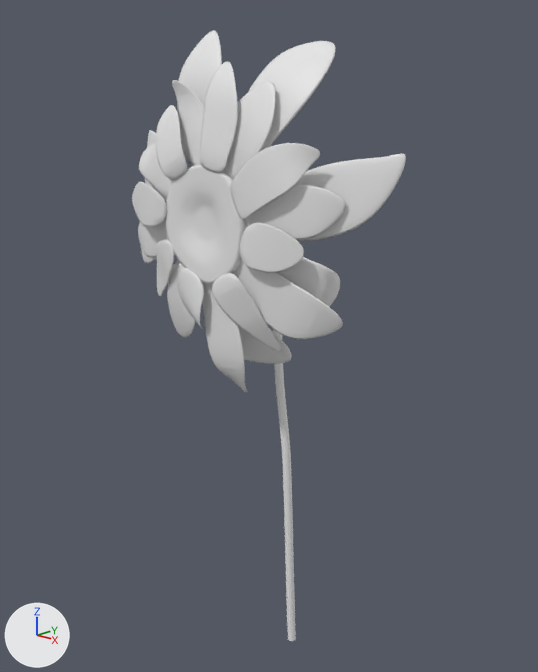
An edit to the Blender file Plants/Sunflower.blend, drawn before and after from the same camera.
Camera for both pictures: a camera (50 mm lens) standing at (6.21, -5.49, 5.03) and looking at (0.03, 0.93, 2.49). Arrows for +X, +Y and +Z are at lower left; the lights stay in place.
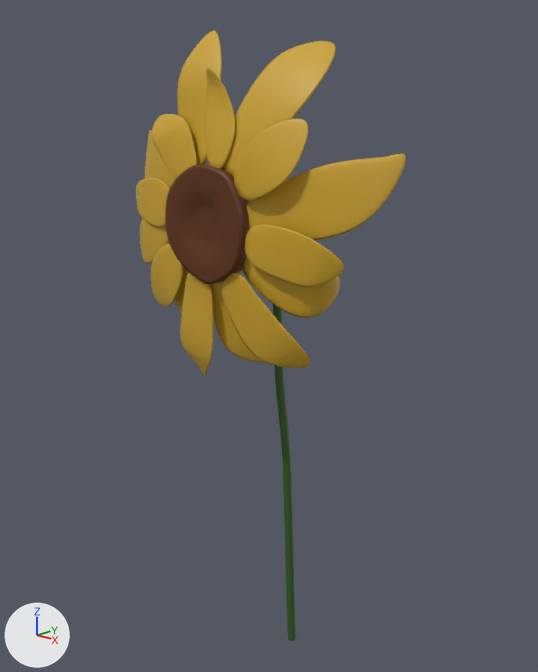
Commit message: Sunflower in progress before back

The change, as a list of edits to the scene's bpy script:
```text
Add mat_material_004:
    mat_material_004 = principled_material('Material.004')
    mat_material_004.base_color = (0.028, 0.102, 0.012)  # dark green #2f5a1d
Add mat_material_001:
    mat_material_001 = principled_material('Material.001')
    mat_material_001.base_color = (0.604, 0.369, 0.0236)  # yellow #cca42a
Add mat_material_003:
    mat_material_003 = principled_material('Material.003')
    mat_material_003.base_color = (0.115, 0.0283, 0.00201)  # brown #5f2f07
Change me_circle_002:
    where me_circle_002.from_pydata(...)  # 75 vertices, 30 faces; spans x -2.33..2.6, y -2.25..2.79, z -0.66..0.19
    add me_circle_002.materials.append(mat_material_001)  # yellow #cca42a
Change me_circle_003:
    where me_circle_003.from_pydata(...)  # 77 vertices, 31 faces; spans x -2.39..2.81, y -2.11..2.75, z -0.99..-0.03
    add me_circle_003.materials.append(mat_material_001)  # yellow #cca42a
Change me_circle_004:
    where me_circle_004.from_pydata(...)  # 60 vertices, 46 faces; spans x -0.98..0.97, y -1.01..1.0, z -0.1..0.0
    add me_circle_004.materials.append(mat_material_003)  # brown #5f2f07
Change me_circle_005:
    where me_circle_005.from_pydata(...)  # 77 vertices, 31 faces; spans x -2.33..2.48, y -2.08..2.6, z -0.84..0.19
    add me_circle_005.materials.append(mat_material_001)  # yellow #cca42a
Change cu_beziercurve:
    add cu_beziercurve.materials.append(mat_material_004)  # dark green #2f5a1d
Change ob_circle:
    add ob_circle.hide_set(True)
Change ob_circle_003:
    ob_circle_003.rotation_euler: (-1.571, 1.221, -3.142) -> (-1.571, 0.858, -3.142)  # degrees (-90, 70, -180) -> degrees (-90, 49, -180)
```

What differs and where, as boxes (x1, y1, x2, y2) in the pictures (538 x 672 px):
'Circle.003', recoloured, turned (grey to yellow)
    before: (138, 80, 345, 393)
    after: (136, 68, 344, 378)
'Circle.001', recoloured (white to yellow)
    both: (140, 30, 406, 364)
'Circle', hidden
    before: (132, 61, 320, 351)
'Circle.002', recoloured (grey to brown)
    both: (165, 164, 250, 284)
